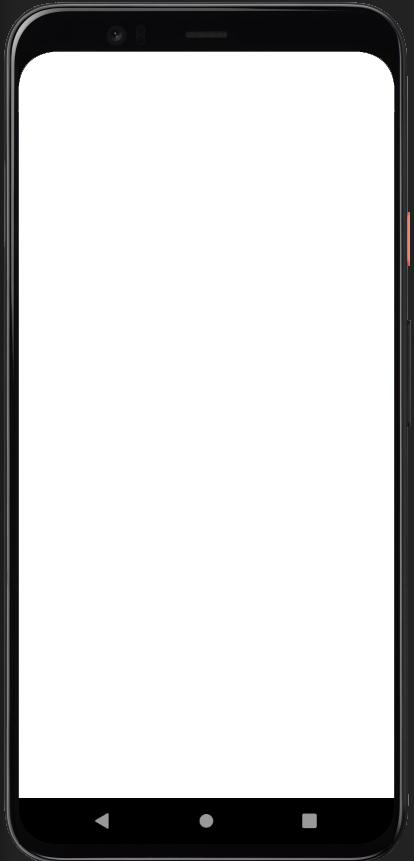
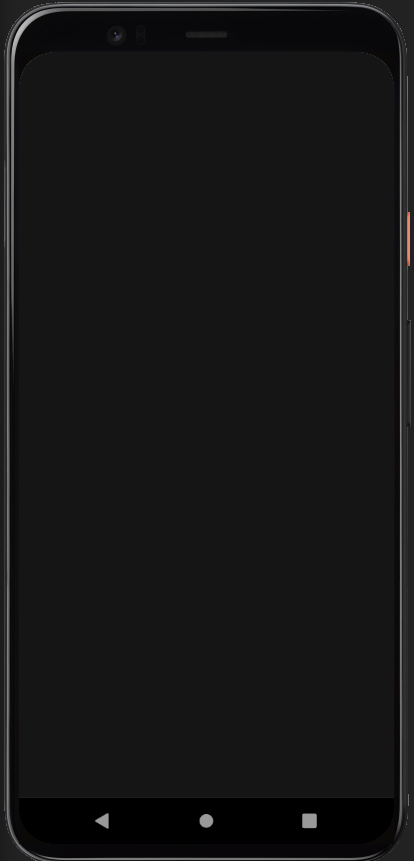
Before/after of a 414 x 861 layered artwork. What changed in the layer stack:
added layer "Dikdörtgen 2" over [18, 51, 395, 798]
